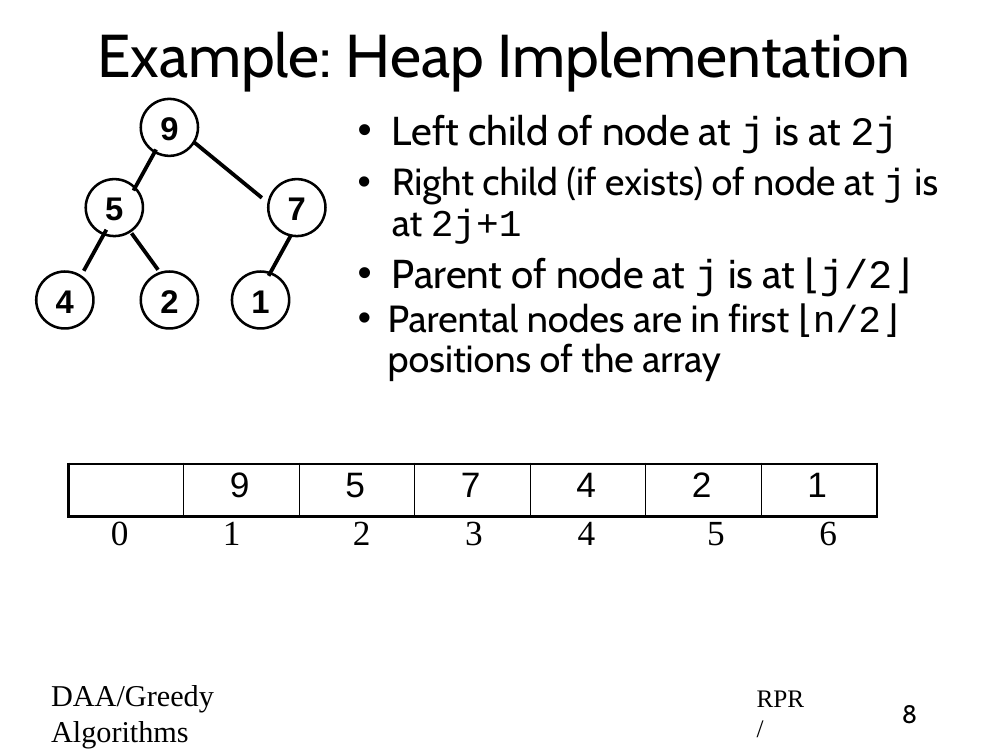
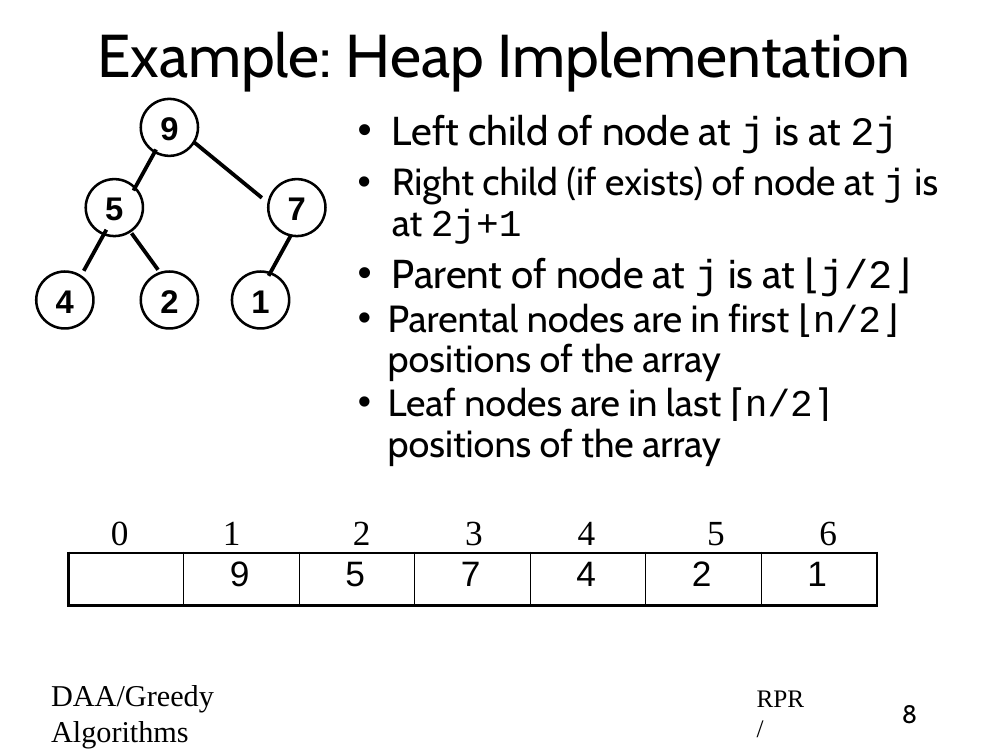
Before and after one commit to rprustagi/2019-17CS43-DAA, a slide deck: slide 8 of Slides-RPR/2019-H1-DAA-L28-Greedy-Algo-Heapsort.pptx. Drawn at 1008x756 pixels with LibreOffice and Linux fonts; fonts in the diff are those of the drawing. Boxes give left, top, right and bottom in pixels: in the first picture for what was removed or moved away, otherwise in the second. Text is boxed around its words. In the diff, an @@ line names an element or a change of style, - is before the commit and + after.

```diff
--- a/Slides-RPR/2019-H1-DAA-L28-Greedy-Algo-Heapsort.pptx
+++ b/Slides-RPR/2019-H1-DAA-L28-Greedy-Algo-Heapsort.pptx
@@ text at (388, 387, 836, 466): paragraph added @@
+• Leaf nodes are in last ⌈n/2⌉ positions of the array
@@ table: place and size @@
-table at (68, 464, 875, 515)
+table at (68, 553, 875, 604)
```
Also in this commit, not shown: 8 other slides changed, 1 slide added, 2 other files.
